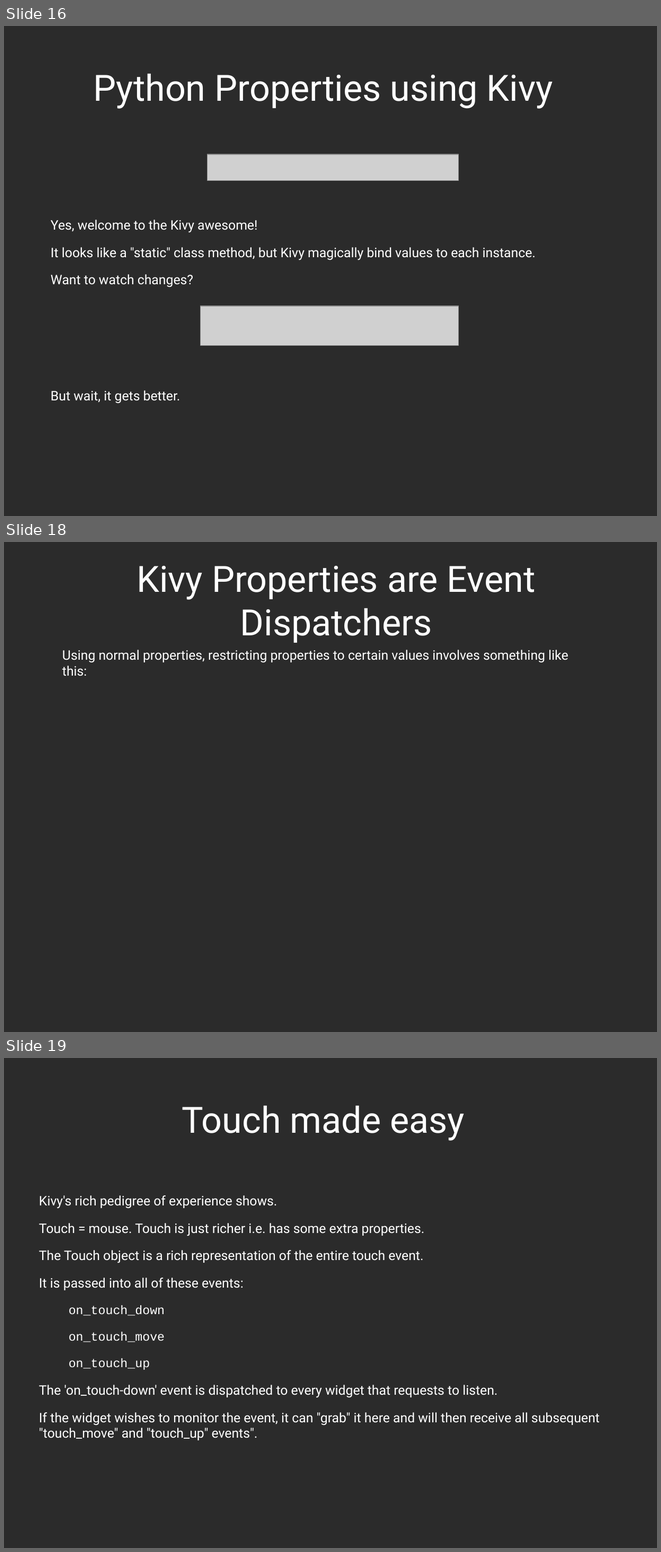
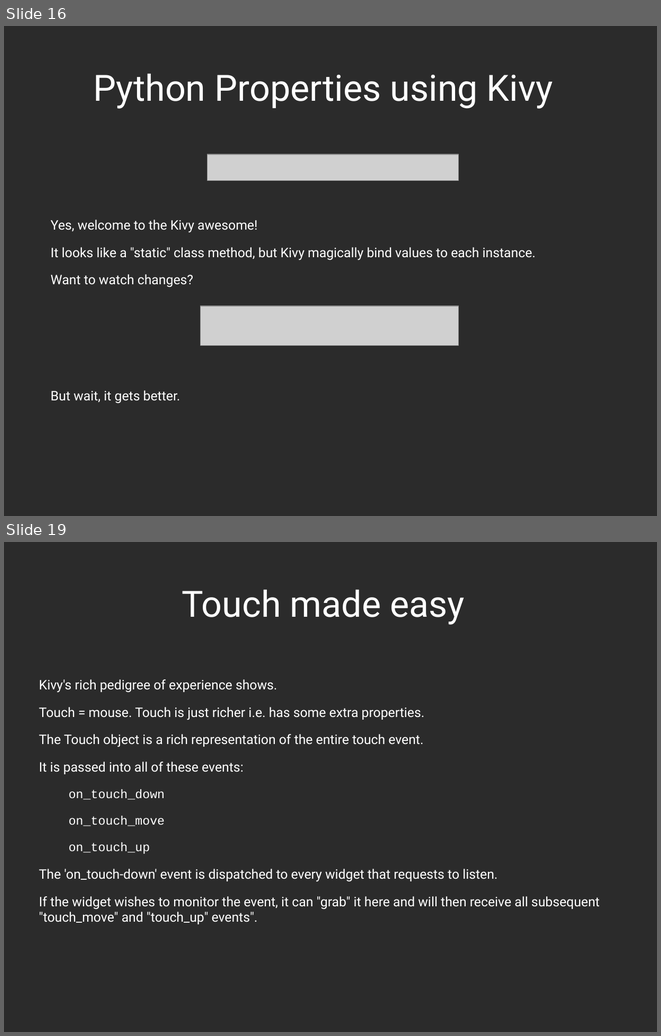
Before and after one commit to Zen-CODE/kivybits, a slide deck: PyCon/ZA 2013/PyCon.odp. Shown one above the other, each under a label of ours: slides 16, 18 and 19 before the commit, slides 16 and 19 after it; the slides between them are not shown. The pictures are 661x1552 and 661x1036 pixels, drawn with LibreOffice and Linux fonts; fonts in the diff are those of the drawing; grey boxes stand for pictures; background and template pictures are left out; a plain dark background stands for a picture behind light text. Boxes give left, top, right and bottom in pixels: in the first picture for what was removed or moved away, otherwise in the second. Text is boxed around its words. In the diff, an @@ line names an element or a change of style, - is before the commit and + after.

```diff
--- a/PyCon/ZA 2013/PyCon.odp
+++ b/PyCon/ZA 2013/PyCon.odp
@@ slide 18 removed at (x1=4, y1=542, x2=657, y2=1032), background picture (left out) @@
@@ title removed at (x1=136, y1=565, x2=536, y2=643) @@
-Kivy Properties are Event Dispatchers
@@ text removed at (x1=62, y1=650, x2=568, y2=676) @@
-Using normal properties, restricting properties to certain values involves something like this:
```
Also in this commit, not shown: 1 slide changed, 1 slide added, 2 other files.
